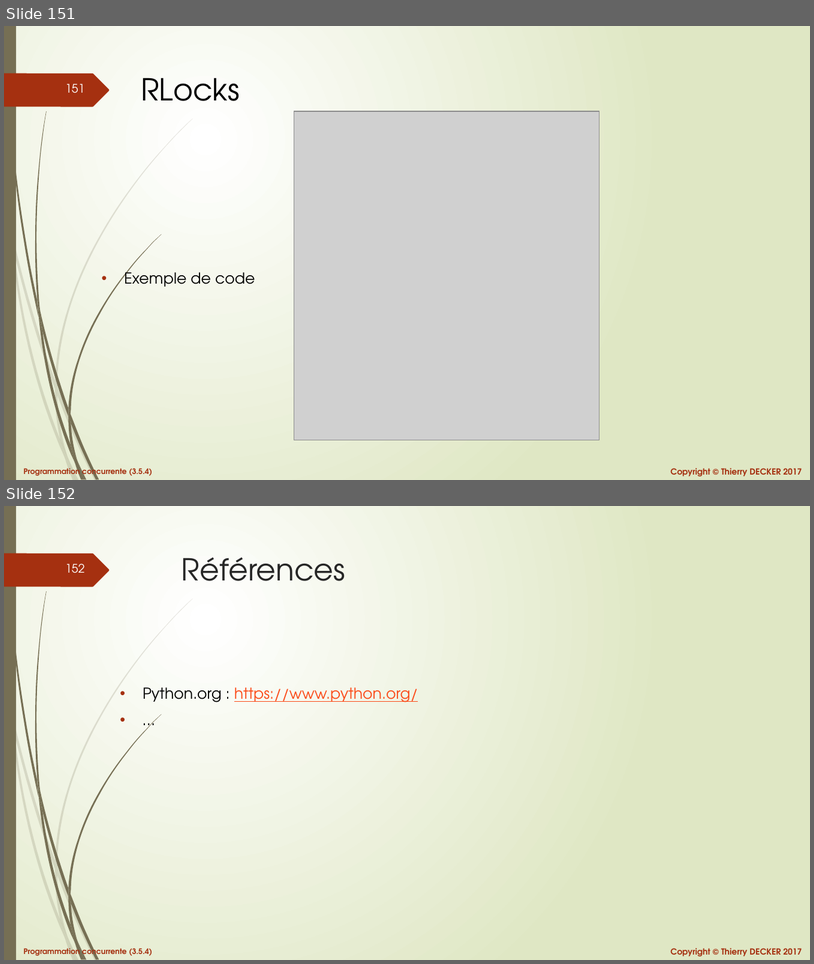
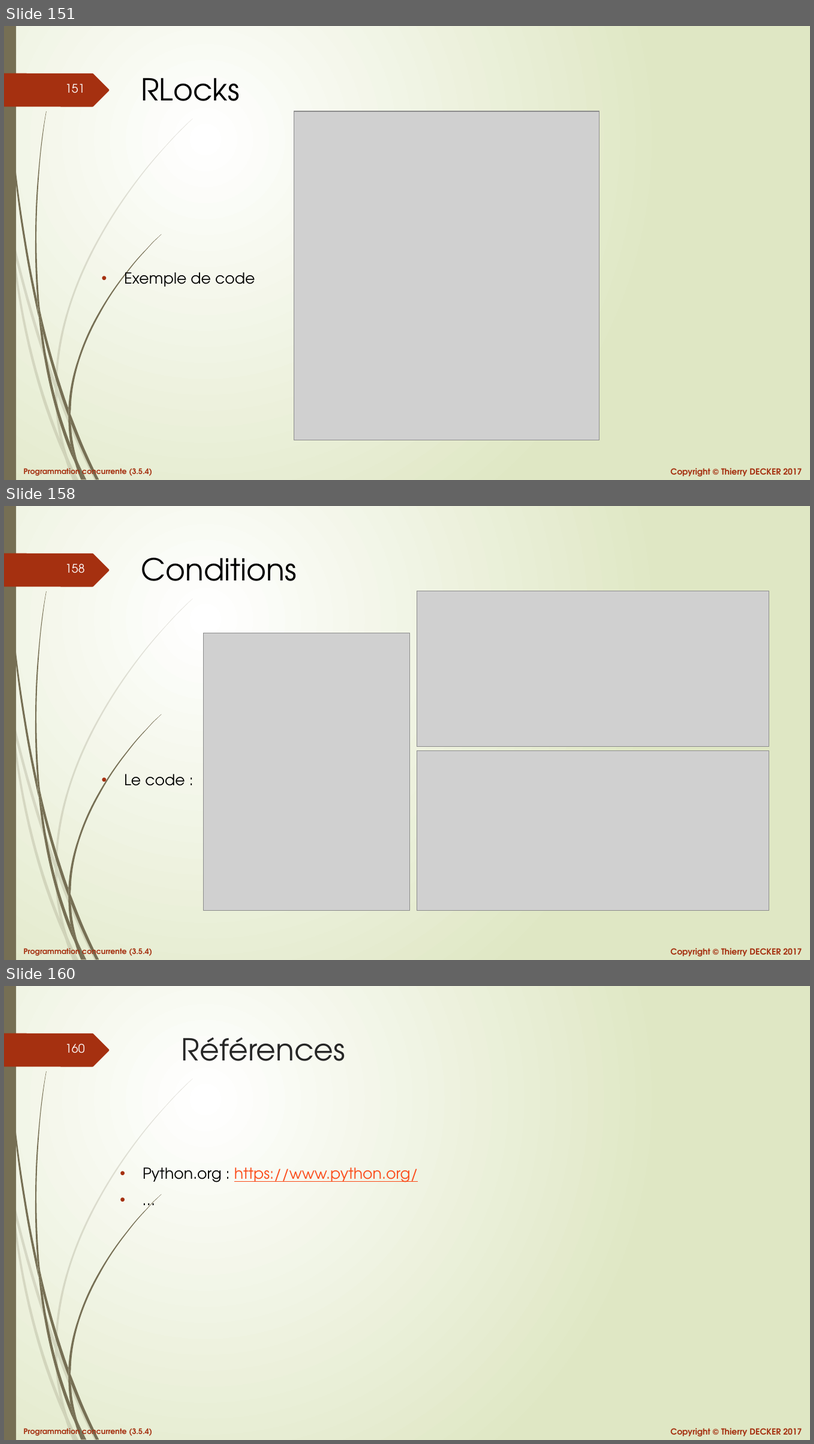
Before and after one commit to VikmanTheRacoon/learning-python, a slide deck: documentations/python-concurrency.pptx. Shown one above the other, each under a label of ours: slides 151 and 152 before the commit, slides 151, 158 and 160 after it; the slides between them are not shown. The pictures are 814x964 and 814x1444 pixels, drawn with LibreOffice and Linux fonts; fonts in the diff are those of the drawing; grey boxes stand for pictures. Boxes give left, top, right and bottom in pixels: in the first picture for what was removed or moved away, otherwise in the second. Text is boxed around its words. In the diff, an @@ line names an element or a change of style, - is before the commit and + after.

```diff
--- a/documentations/python-concurrency.pptx
+++ b/documentations/python-concurrency.pptx
@@ slide 158 added at box(4, 506, 810, 960), background gradient #FFFFFF to #DFE8C4; not listed: 27 template elements that a slide beside it also shows @@
@@ title added at box(141, 558, 297, 581), 36 pt, text #000000 @@
+Conditions
@@ picture added at box(417, 591, 769, 747) @@
@@ picture added at box(204, 633, 411, 910) @@
@@ picture added at box(417, 750, 769, 910) @@
@@ text added at box(124, 774, 185, 786), 18 pt, text #000000 @@
+• Le code :
@@ what was slide 152 is now slide 160 @@
@@ page number at box(65, 1044, 85, 1053): text changed @@
-152
+160
```
Also in this commit, not shown: 7 other slides added, 1 other file.
